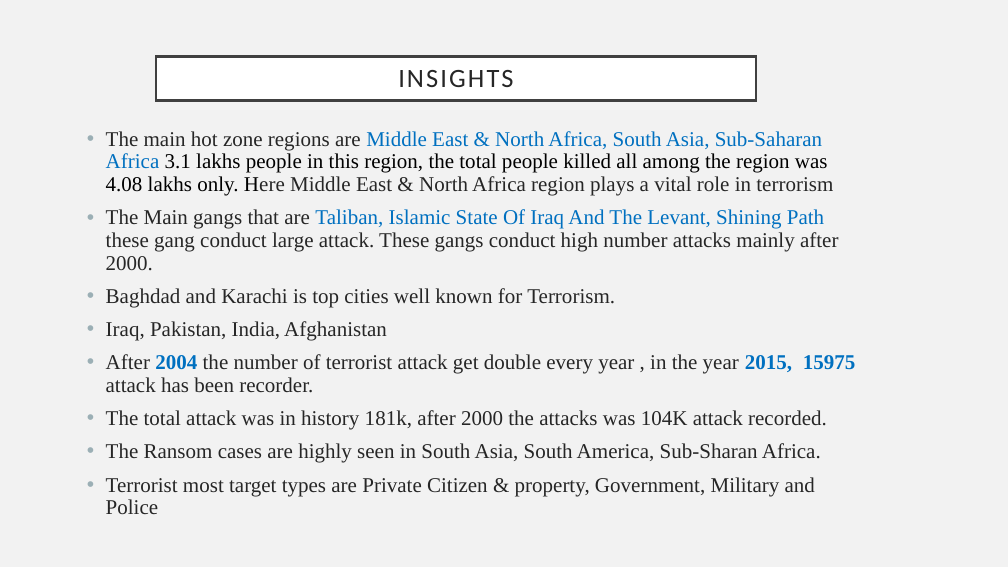
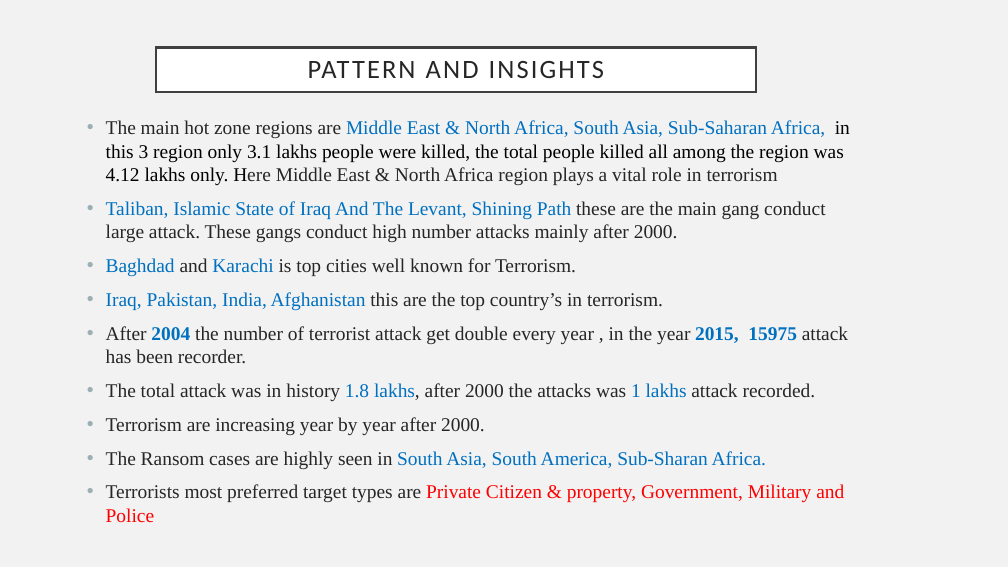
Before and after one commit to gokulrajar15/Global-Terrorism-Analysis-Using-Power-BI, a slide deck: slide 8 of ppt.pptx. Drawn at 1008x567 pixels with LibreOffice and Linux fonts; fonts in the diff are those of the drawing. Boxes give left, top, right and bottom in pixels: in the first picture for what was removed or moved away, otherwise in the second. Text is boxed around its words. In the diff, an @@ line names an element or a change of style, - is before the commit and + after.

```diff
--- a/ppt.pptx
+++ b/ppt.pptx
@@ title "PATTERN AND INSIGHTS": place and size @@
-title "PATTERN AND INSIGHTS" at <box>156,56,756,101</box>
+title "PATTERN AND INSIGHTS" at <box>156,47,756,91</box>
@@ title at <box>308,61,604,78</box>: text changed @@
-INSIGHTS
+PATTERN AND INSIGHTS
@@ text "The main hot zone regions ...": place and size @@
-text "The main hot zone regions ..." at <box>106,131,856,514</box>
+text "The main hot zone regions ..." at <box>106,120,850,522</box>
@@ text at <box>106,120,850,242</box>: text changed; size 20 to 18.5 pt @@
-• The main hot zone regions are Middle East & North Africa, South Asia, Sub-Saharan Africa 3.1 lakhs people in this region, the total people killed all among the region was 4.08 lakhs only. Here Middle East & North Africa region plays a vital role in terrorism
-• The Main gangs that are Taliban, Islamic State Of Iraq And The Levant, Shining Path these gang conduct large attack. These gangs conduct high number attacks mainly after 2000.
+• The main hot zone regions are Middle East & North Africa, South Asia, Sub-Saharan Africa, in this 3 region only 3.1 lakhs people were killed, the total people killed all among the region was 4.12 lakhs only. Here Middle East & North Africa region plays a vital role in terrorism
+• Taliban, Islamic State of Iraq And The Levant, Shining Path these are the main gang conduct large attack. These gangs conduct high number attacks mainly after 2000.
@@ text at <box>106,258,848,469</box>: size 20 to 18.5 pt in "Baghdad and Karachi is top cities well ...", "After 2004 the number of terrorist attack ...", "The Ransom cases are highly seen in ..."; text colour #262626 to #0070C0 in "Baghdad Karachi", "South Asia, South America, Sub-Sharan Africa."; line spacing 0.9 to 1 @@
@@ text at <box>106,292,663,311</box>: text changed; size 20 to 18.5 pt @@
-• Iraq, Pakistan, India, Afghanistan
+• Iraq, Pakistan, India, Afghanistan this are the top country’s in terrorism.
@@ text at <box>106,383,816,435</box>: text changed; size 20 to 18.5 pt @@
-• The total attack was in history 181k, after 2000 the attacks was 104K attack recorded.
+• The total attack was in history 1.8 lakhs, after 2000 the attacks was 1 lakhs attack recorded.
+• Terrorism are increasing year by year after 2000.
@@ text at <box>106,484,844,522</box>: text changed; size 20 to 18.5 pt; text colour #262626 to #FF0000 @@
-• Terrorist most target types are Private Citizen & property, Government, Military and Police
+• Terrorists most preferred target types are Private Citizen & property, Government, Military and Police
```
Also in this commit, not shown: 6 other slides changed, 1 slide removed, 2 other files.
